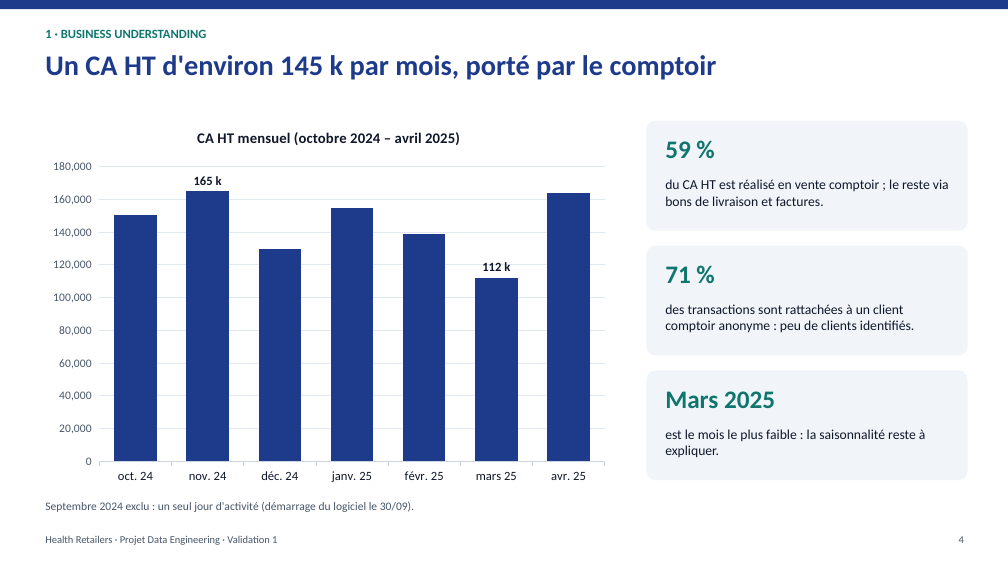
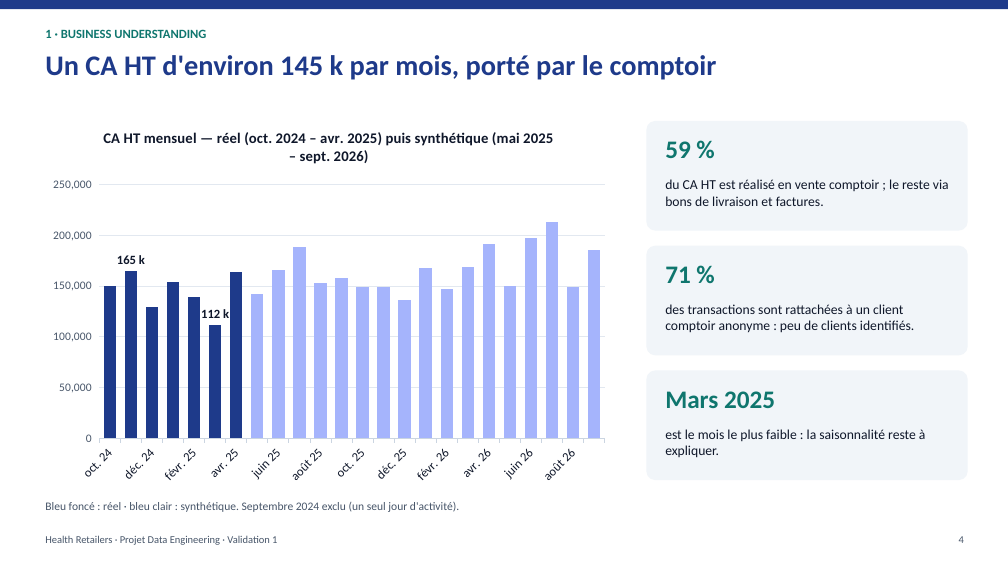
Before and after one commit to Youssef-ben-ali/DataWarehouseProject_3AI4, a slide deck: slide 4 of Presentation_Validation1_HealthRetailers.pptx. Drawn at 1008x567 pixels with LibreOffice and Linux fonts; fonts in the diff are those of the drawing. Boxes give left, top, right and bottom in pixels: in the first picture for what was removed or moved away, otherwise in the second. Text is boxed around its words. In the diff, an @@ line names an element or a change of style, - is before the commit and + after.

```diff
--- a/Presentation_Validation1_HealthRetailers.pptx
+++ b/Presentation_Validation1_HealthRetailers.pptx
@@ column chart at (x1=42, y1=113, x2=616, y2=492) @@
@@ title "CA HT mensuel (octobre 2024 – avril 2025)" to "CA HT mensuel — réel (oct. 2024 – avr. 2025) puis synthétique (mai 2025 – sept. 2026)" @@
-categories: oct. 24, nov. 24, déc. 24, janv. 25, févr. 25, mars 25, avr. 25
+categories: oct. 24, nov. 24, déc. 24, janv. 25, févr. 25, mars 25, avr. 25, mai 25, juin 25, juil. 25, août 25, sept. 25, oct. 25, nov. 25, déc. 25, janv. 26, févr. 26, mars 26, avr. 26, mai 26, juin 26, juil. 26, août 26, sept. 26
-Series 1: 150000, 165000, 129000, 154000, 139000, 112000, 164000
+Series 1: 150000, 165000, 129000, 154000, 139000, 112000, 164000, 142000, 166000, 188000, 153000, 158000, 149000, 149000, 136000, 168000, 147000, 169000, 192000, 150000, 198000, 213000, 149000, 185000
@@ text at (x1=45, y1=502, x2=459, y2=512): text changed @@
-Septembre 2024 exclu : un seul jour d'activité (démarrage du logiciel le 30/09).
+Bleu foncé : réel · bleu clair : synthétique. Septembre 2024 exclu (un seul jour d'activité).
```
Also in this commit, not shown: 15 other slides changed, 1 other file.
